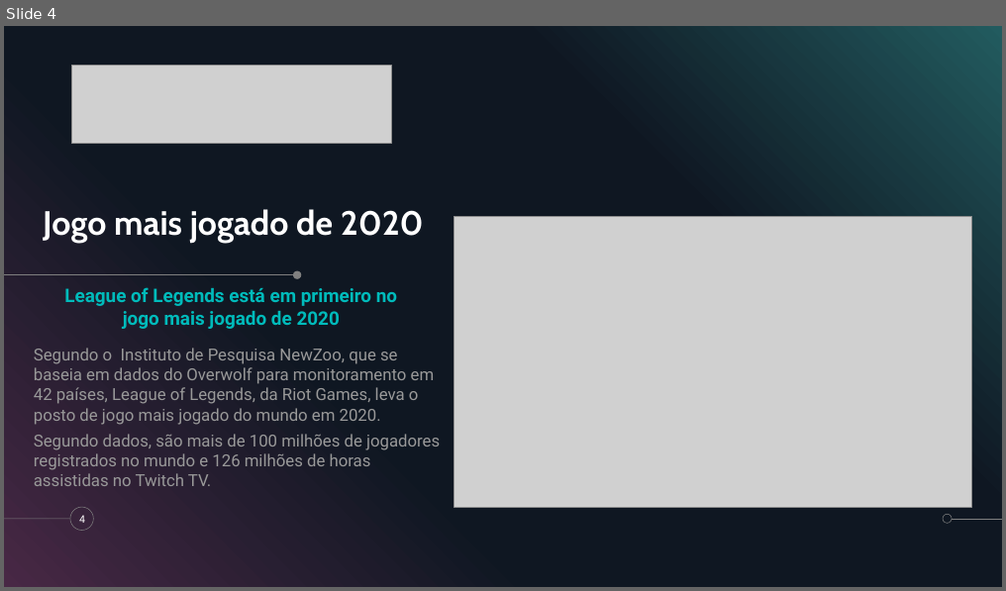
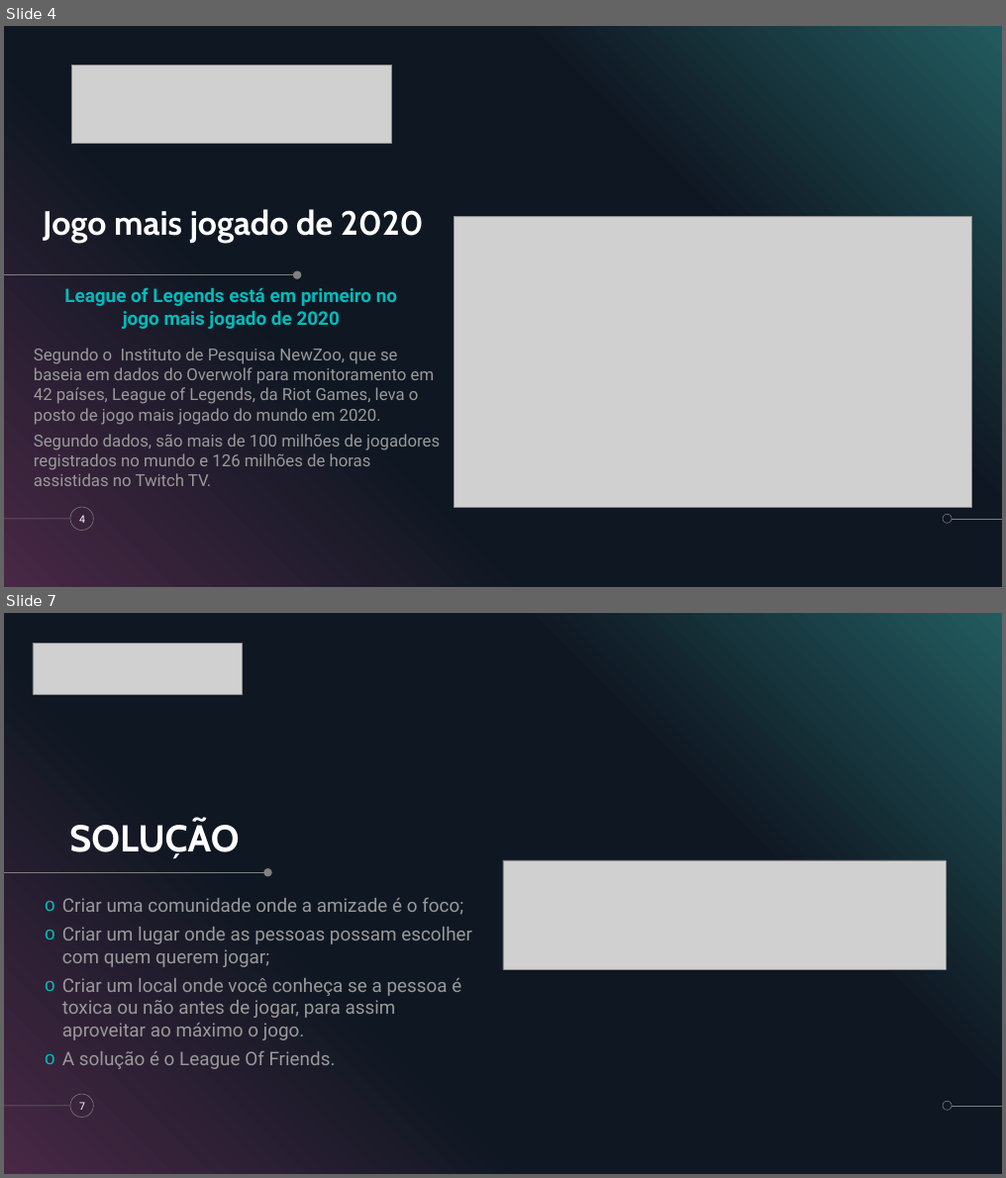
Before and after one commit to DanDan0608/Projeto-Individual, a slide deck: Apresentação-projeto-individual.pptx. Shown one above the other, each under a label of ours: slide 4 before the commit, slides 4 and 7 after it; the slides between them are not shown. The pictures are 1006x591 and 1006x1178 pixels, drawn with LibreOffice and Linux fonts; fonts in the diff are those of the drawing; grey boxes stand for pictures. Boxes give left, top, right and bottom in pixels: in the first picture for what was removed or moved away, otherwise in the second. Text is boxed around its words. In the diff, an @@ line names an element or a change of style, - is before the commit and + after.

```diff
--- a/Apresentação-projeto-individual.pptx
+++ b/Apresentação-projeto-individual.pptx
@@ slide 7 added at (4, 613, 1002, 1174), background #000000; not listed: 5 template elements that a slide beside it also shows @@
@@ picture added at (33, 643, 242, 694) @@
@@ title added at (69, 820, 239, 860), 36 pt, text #FFFFFF, bold @@
+SOLUÇÃO
@@ line added from (4, 872) to (266, 872), #808080 0.5 pt @@
@@ ellipse added at (263, 868, 272, 876), fill #808080 @@
@@ picture added at (503, 861, 946, 970) @@
@@ text added at (62, 897, 472, 1069), 18 pt, text #999999 @@
+o Criar uma comunidade onde a amizade é o foco;
+o Criar um lugar onde as pessoas possam escolher com quem querem jogar;
+o Criar um local onde você conheça se a pessoa é toxica ou não antes de jogar, para assim aproveitar ao máximo o jogo.
+o A solução é o League Of Friends.
@@ page number added at (79, 1102, 85, 1110), 10 pt, text #FFFFFF @@
+7
```
Also in this commit, not shown: 4 slides changed, 5 other slides added, 20 slides removed.
